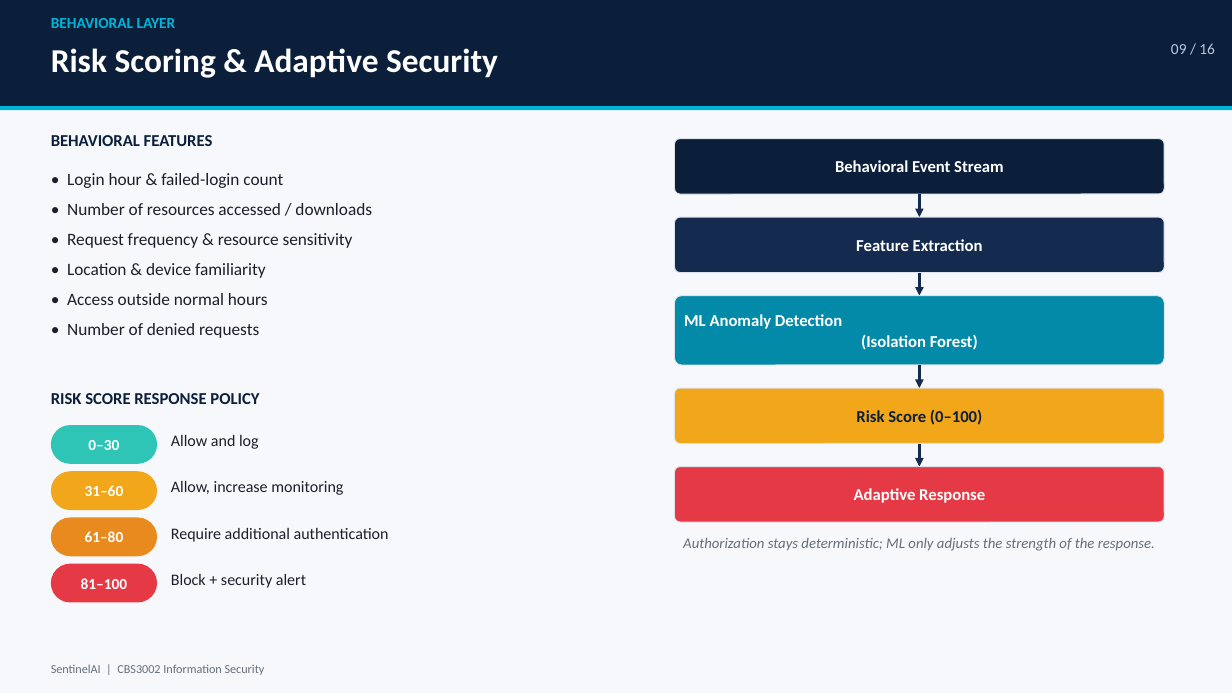
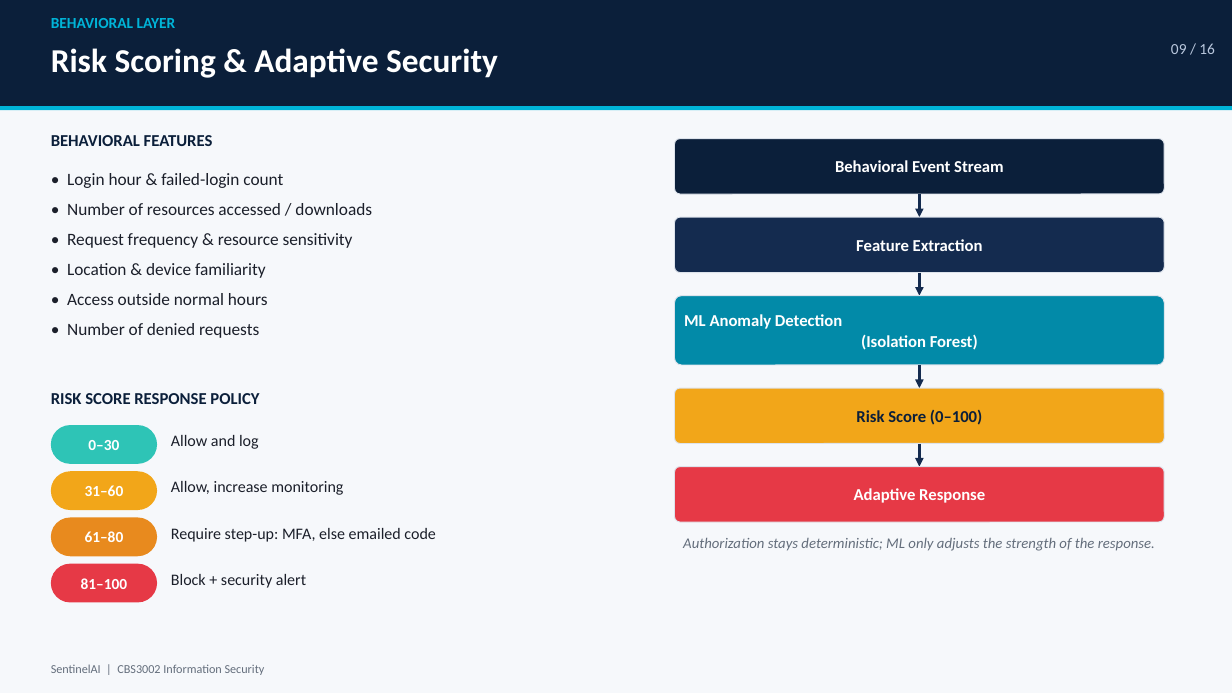
Before and after one commit to atul-23012006/Sentinel-AI, a slide deck: slide 9 of SentinelAI_Presentation.pptx. Drawn at 1232x693 pixels with LibreOffice and Linux fonts; fonts in the diff are those of the drawing. Boxes give left, top, right and bottom in pixels: in the first picture for what was removed or moved away, otherwise in the second. Text is boxed around its words. In the diff, an @@ line names an element or a change of style, - is before the commit and + after.

```diff
--- a/SentinelAI_Presentation.pptx
+++ b/SentinelAI_Presentation.pptx
@@ text at (x1=171, y1=528, x2=435, y2=542): text changed @@
-Require additional authentication
+Require step-up: MFA, else emailed code
```
Also in this commit, not shown: 10 other slides changed, 20 other files.
